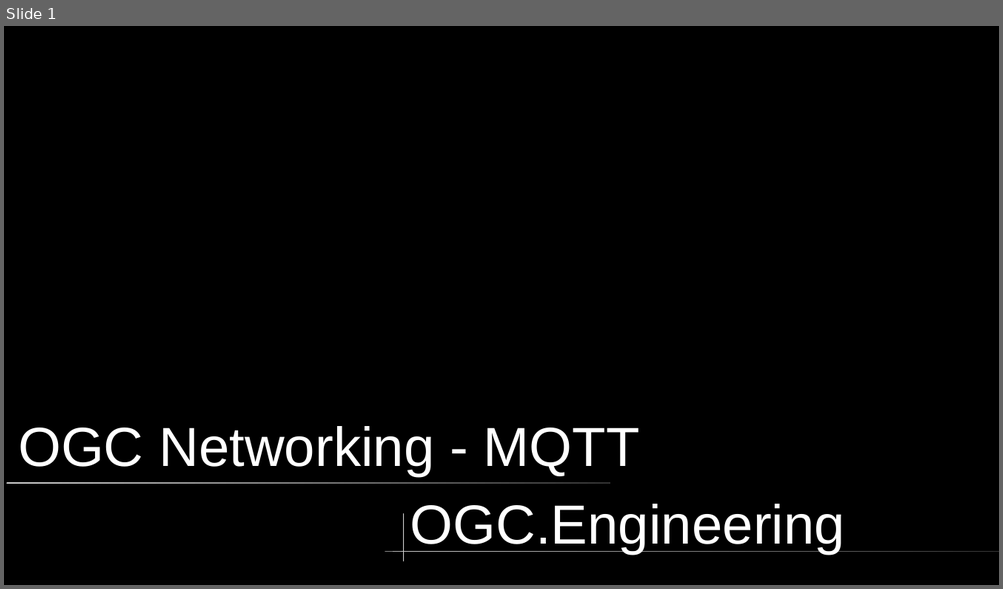
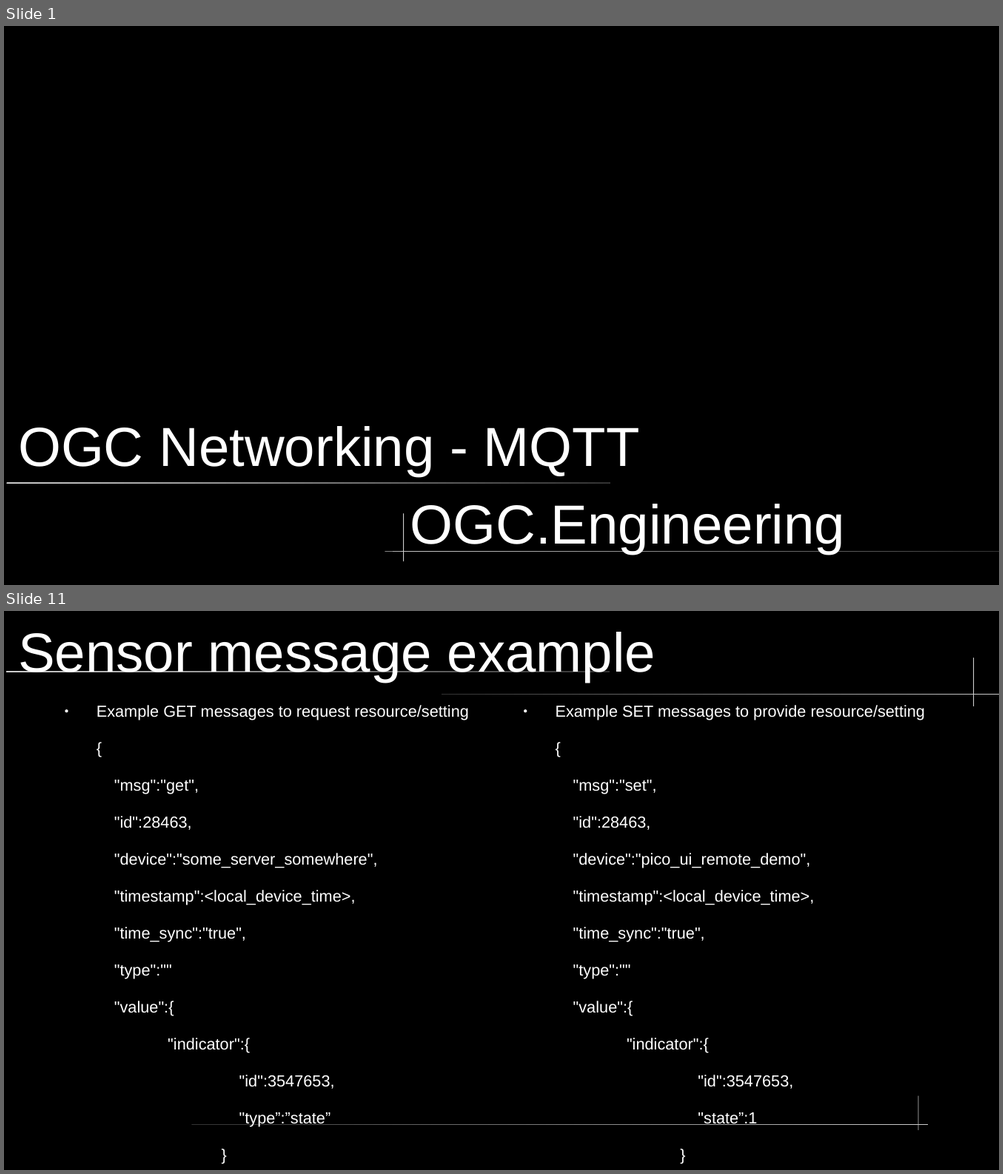
Before and after one commit to kz5ee/mqtt-host-client, a slide deck: ogc-network-mqtt.odp. Shown one above the other, each under a label of ours: slide 1 before the commit, slides 1 and 11 after it; the slides between them are not shown. The pictures are 1003x589 and 1003x1174 pixels, drawn with LibreOffice and Linux fonts; fonts in the diff are those of the drawing. Boxes give left, top, right and bottom in pixels: in the first picture for what was removed or moved away, otherwise in the second. Text is boxed around its words. In the diff, an @@ line names an element or a change of style, - is before the commit and + after.

Commit message:
update presentation with examples expansion

```diff
--- a/ogc-network-mqtt.odp
+++ b/ogc-network-mqtt.odp
@@ slide 11 added at (4, 611, 999, 1170), background #000000 @@
@@ title added at (18, 632, 656, 682), 44 pt, text #FFFFFF @@
+Sensor message example
@@ rounded rectangle added at (5, 670, 609, 672), fill gradient #CCCCCC to #333333 @@
@@ freeform shape added at (973, 658, 974, 706), fill #CCCCCC @@
@@ rounded rectangle added at (442, 694, 999, 695), fill gradient #333333 to #CCCCCC @@
@@ text added at (96, 705, 469, 1128), 12.8 pt, text #FFFFFF @@
+● Example GET messages to request resource/setting
+{
+"msg":"get",
+"id":28463,
+"device":"some_server_somewhere",
+"timestamp":<local_device_time>,
+"time_sync":"true",
+"type":""
+"value":{
+"indicator":{
+"id":3547653,
+"type”:”state”
+}
+}
+}
@@ text added at (555, 705, 925, 1125), 12.8 pt, text #FFFFFF @@
+● Example SET messages to provide resource/setting
+{
+"msg":"set",
+"id":28463,
+"device":"pico_ui_remote_demo",
+"timestamp":<local_device_time>,
+"time_sync":"true",
+"type":""
+"value":{
+"indicator":{
+"id":3547653,
+"state”:1
+}
+}
+}
@@ freeform shape added at (918, 1096, 919, 1130), fill #CCCCCC @@
@@ rounded rectangle added at (192, 1125, 928, 1125), fill gradient #333333 to #CCCCCC @@
```
Also in this commit, not shown: 7 slides changed, 2 other slides added, 1 slide removed.
